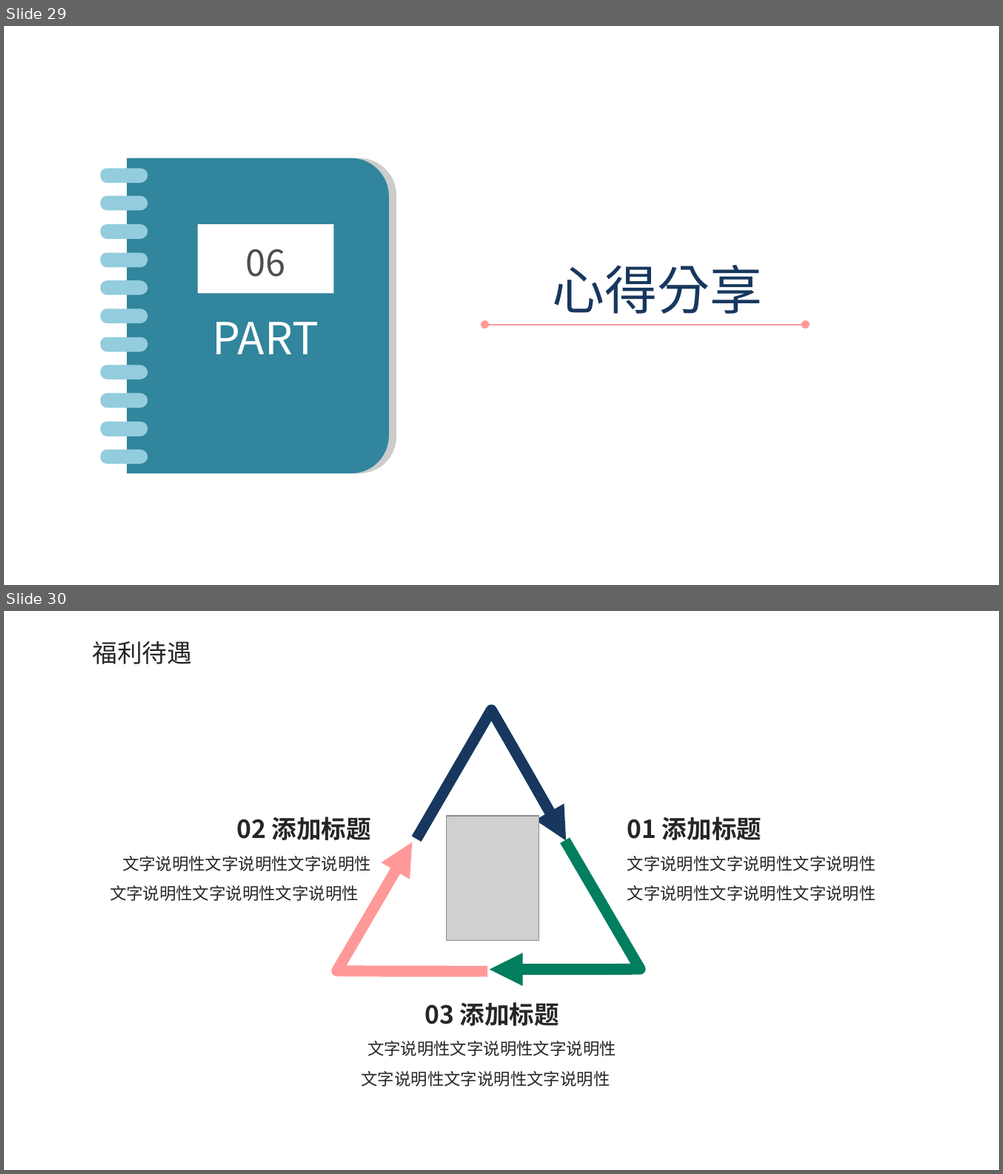
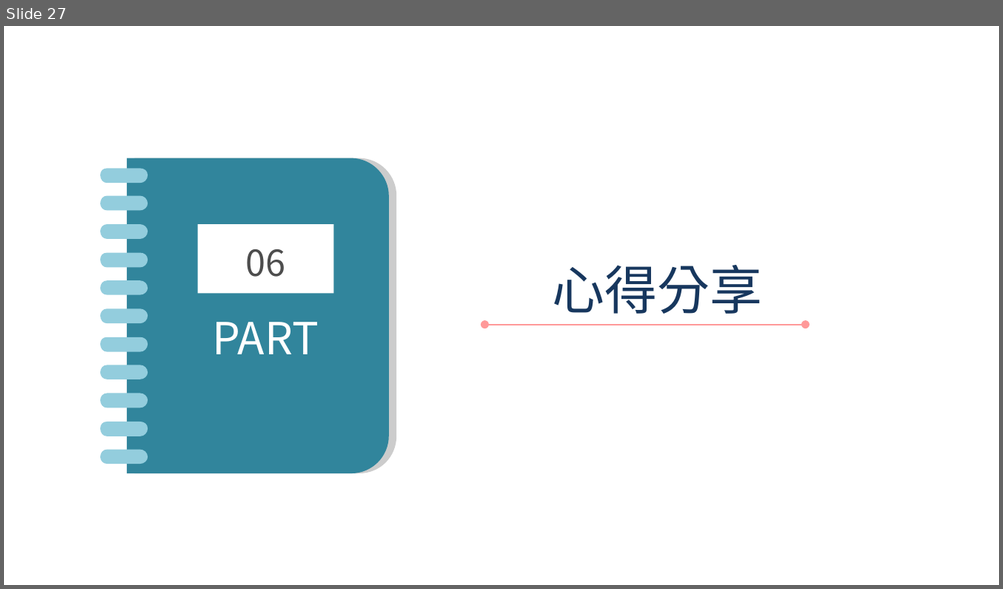
Before and after one commit to tippyshih/final, a slide deck: ppt模板.pptx. Shown one above the other, each under a label of ours: slides 29 and 30 before the commit, slide 27 after it. The pictures are 1003x1174 and 1003x589 pixels, drawn with LibreOffice and Linux fonts; fonts in the diff are those of the drawing; grey boxes stand for pictures; background and template pictures are left out. Boxes give left, top, right and bottom in pixels: in the first picture for what was removed or moved away, otherwise in the second. Text is boxed around its words. In the diff, an @@ line names an element or a change of style, - is before the commit and + after.

```diff
--- a/ppt模板.pptx
+++ b/ppt模板.pptx
@@ slide 30 removed at (x1=4, y1=611, x2=999, y2=1170), background #FFFFFF @@
@@ text removed at (x1=93, y1=641, x2=192, y2=664) @@
-福利待遇
@@ freeform shape removed at (x1=417, y1=710, x2=566, y2=840) @@
@@ text removed at (x1=110, y1=817, x2=371, y2=901) @@
-02 添加标题
-文字说明性文字说明性文字说明性
-文字说明性文字说明性文字说明性
@@ picture removed at (x1=447, y1=816, x2=539, y2=941) @@
@@ text removed at (x1=627, y1=817, x2=876, y2=901) @@
-01 添加标题
-文字说明性文字说明性文字说明性
-文字说明性文字说明性文字说明性
@@ freeform shape removed at (x1=301, y1=842, x2=487, y2=1036) @@
@@ freeform shape removed at (x1=489, y1=840, x2=677, y2=1034) @@
@@ text removed at (x1=361, y1=1002, x2=616, y2=1087) @@
-03 添加标题
-文字说明性文字说明性文字说明性
-文字说明性文字说明性文字说明性
@@ what was slide 29 is now slide 27 @@
```
Also in this commit, not shown: 1 slide changed, 5 slides added, 6 other slides removed.
